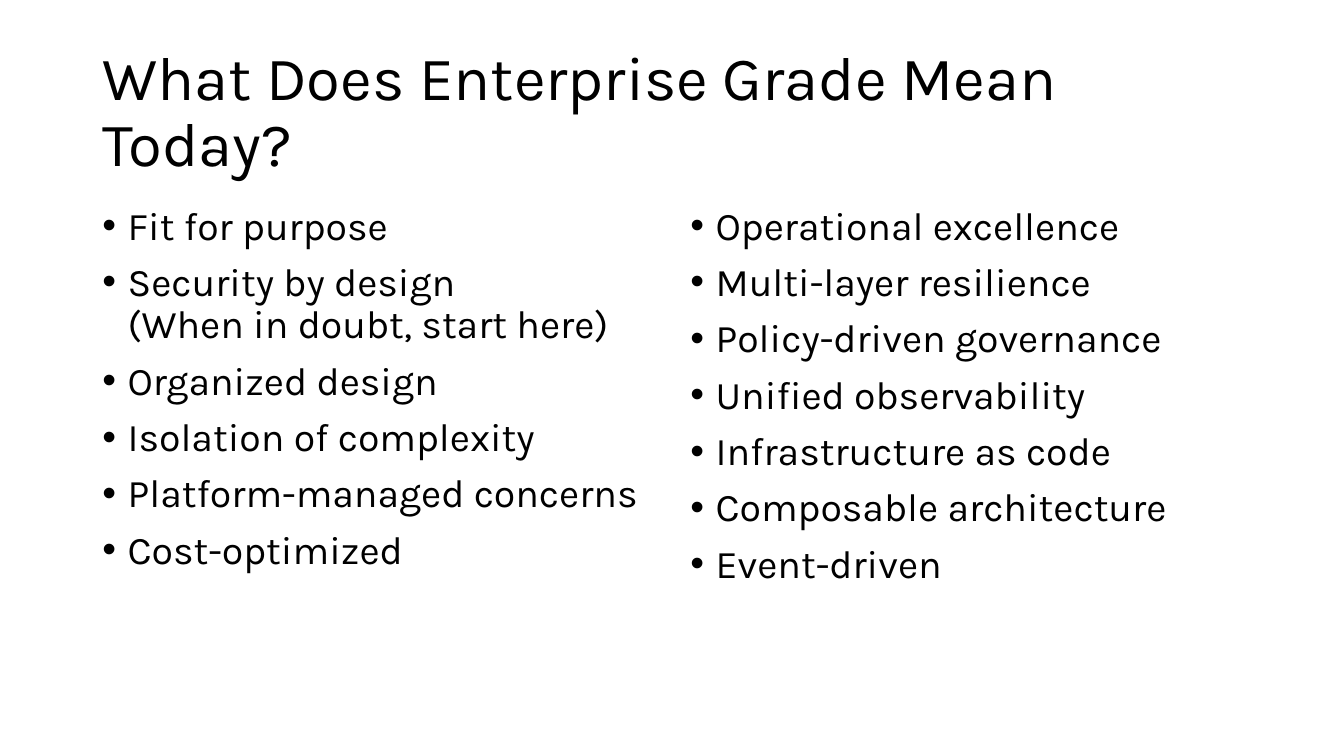
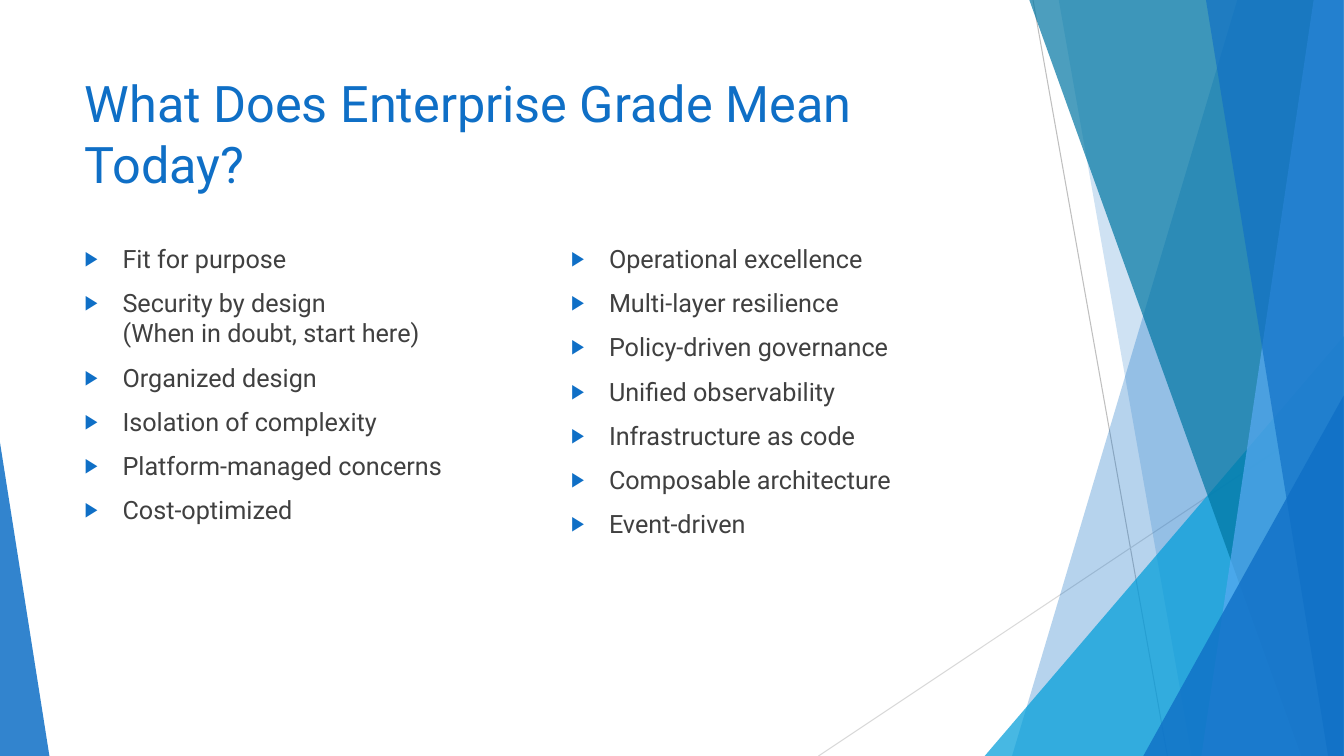
Before and after one commit to ericburcham/cloud-patterns-and-practices, a slide deck: slide 15 of presentation.pptx. Drawn at 1344x756 pixels with LibreOffice and Linux fonts; fonts in the diff are those of the drawing. Boxes give left, top, right and bottom in pixels: in the first picture for what was removed or moved away, otherwise in the second. Text is boxed around its words. In the diff, an @@ line names an element or a change of style, - is before the commit and + after.

Commit message:
style the presentation

```diff
--- a/presentation.pptx
+++ b/presentation.pptx
@@ title "What Does Enterprise Grade Mean ...": place and size @@
-title "What Does Enterprise Grade Mean ..." at <box>102,57,1056,181</box>
+title "What Does Enterprise Grade Mean ..." at <box>85,84,851,194</box>
@@ title "What Does Enterprise Grade Mean ..." at <box>85,84,851,194</box>: size 44 to 36 pt, font Karla to Roboto, text colour #000000 to #0F6FC6; line spacing 0.9 to 1; vertical alignment middle to top @@
@@ text "Fit for purpose": place and size @@
-text "Fit for purpose" at <box>128,213,638,574</box>
+text "Fit for purpose" at <box>123,249,441,524</box>
@@ text "Fit for purpose" at <box>123,249,441,524</box>: size 28 to 18 pt, font Karla to Roboto, text colour #000000 to #404040; bullet • to ▶; line spacing 0.9 to 1 @@
@@ text "Operational excellence" at <box>609,249,891,534</box>: size 28 to 18 pt, font Karla to Roboto, text colour #000000 to #404040; bullet • to ▶; line spacing 0.9 to 1 @@
@@ text "Operational excellence": place and size @@
-text "Operational excellence" at <box>716,213,1167,579</box>
+text "Operational excellence" at <box>609,249,891,534</box>
@@ group added at <box>0,0,1344,756</box>: 5 freeform shapes, 3 triangles, 2 lines @@
```
Also in this commit, not shown: 90 other slides changed.
